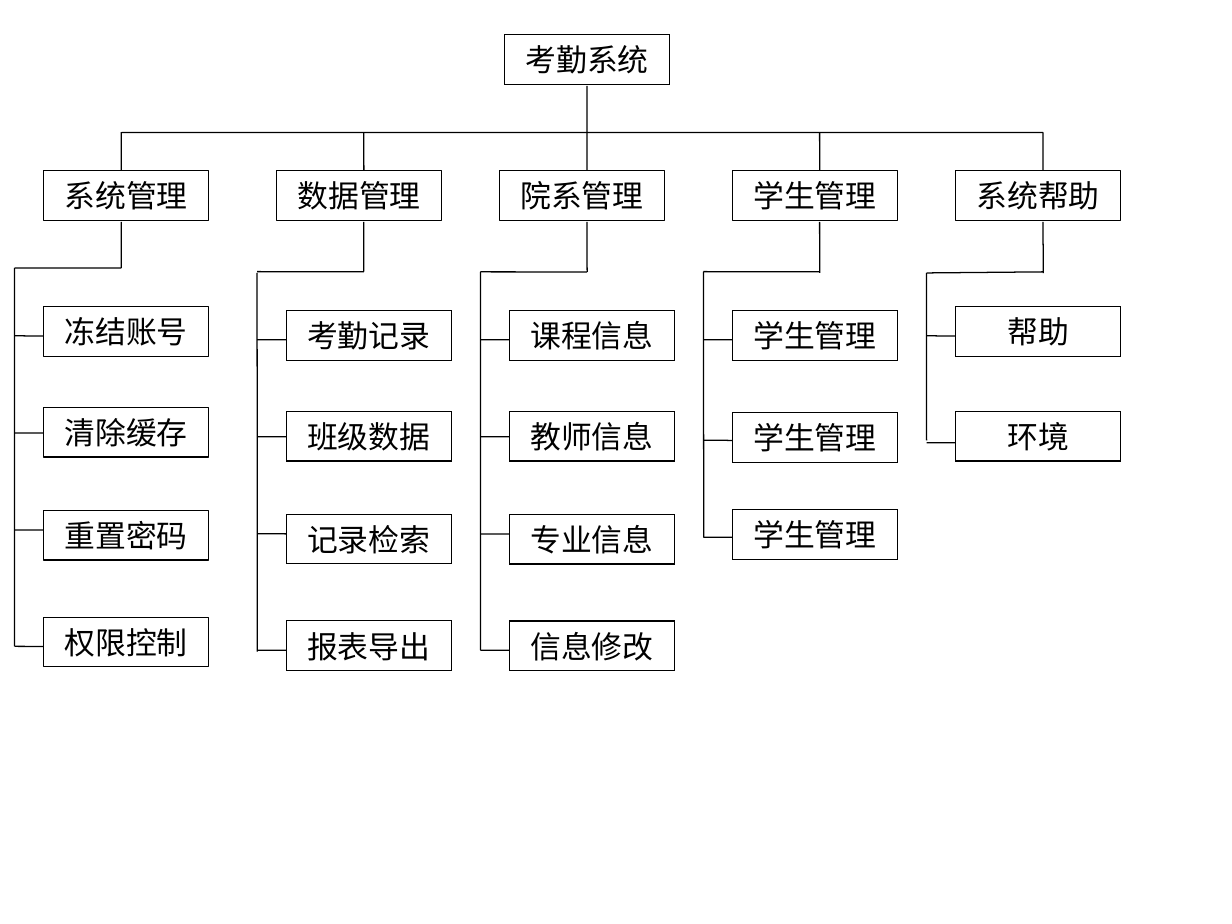
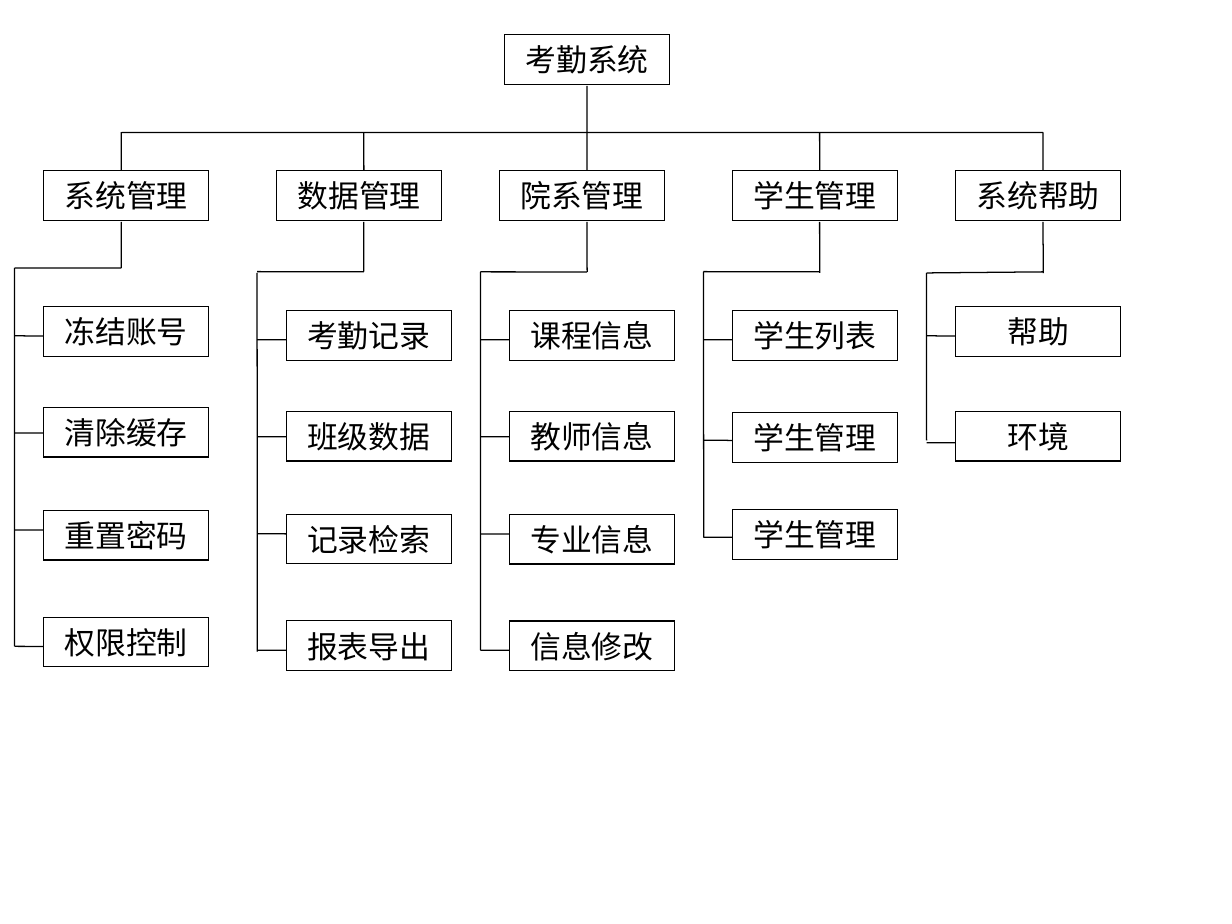
Before and after one commit to xuezaijiongtu/graduation-project, a slide deck: slide 1 of 流程图/图3-1考勤系统层次图.ppt. Drawn at 1232x924 pixels with LibreOffice and Linux fonts; fonts in the diff are those of the drawing. Boxes give left, top, right and bottom in pixels: in the first picture for what was removed or moved away, otherwise in the second. Text is boxed around its words. In the diff, an @@ line names an element or a change of style, - is before the commit and + after.

```diff
--- a/流程图/图3-1考勤系统层次图.ppt
+++ b/流程图/图3-1考勤系统层次图.ppt
@@ text in rectangle at (753,321,876,350): text changed @@
-学生管理
+学生列表
```
Also in this commit, not shown: 47 other files.
